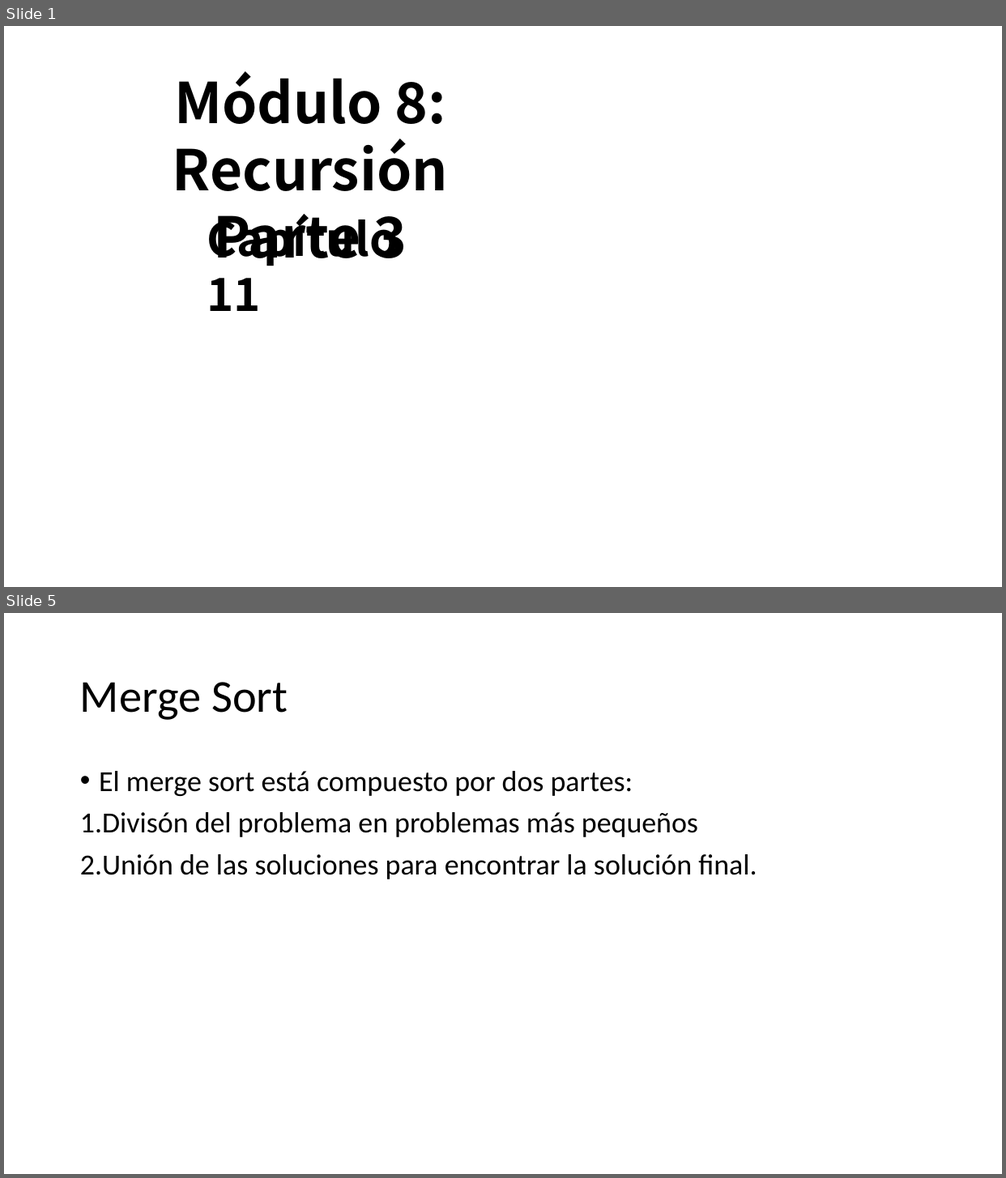
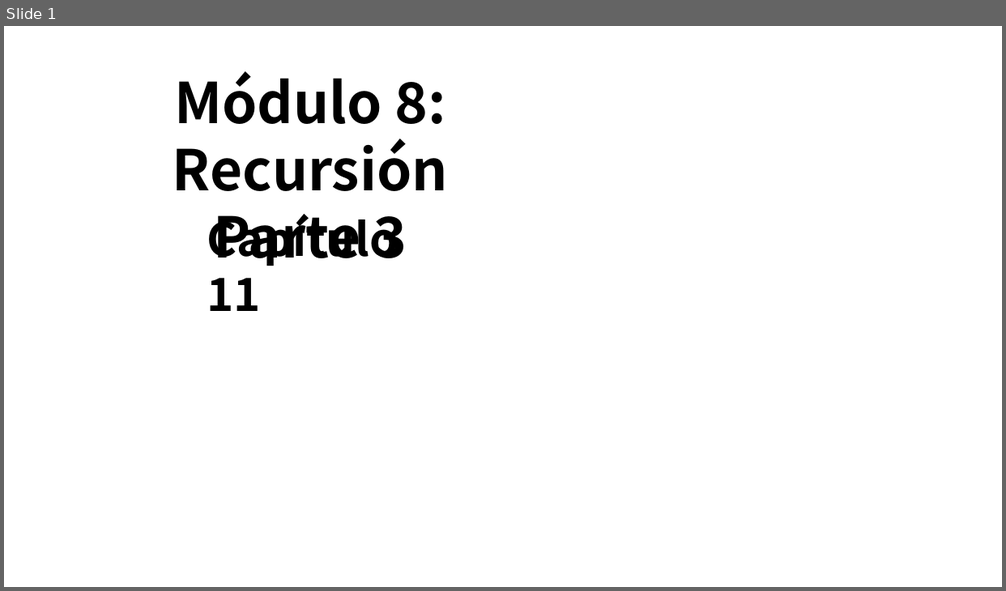
Before and after one commit to OMardil/INFO2, a slide deck: MOD08_Recursion/01 Presentacion/INFO2_MOD08_3-Merge_Sort.pptx. Shown one above the other, each under a label of ours: slides 1 and 5 before the commit, slide 1 after it; the slides between them are not shown. The pictures are 1006x1178 and 1006x591 pixels, drawn with LibreOffice and Linux fonts; fonts in the diff are those of the drawing; background and template pictures are left out. Boxes give left, top, right and bottom in pixels: in the first picture for what was removed or moved away, otherwise in the second. Text is boxed around its words. In the diff, an @@ line names an element or a change of style, - is before the commit and + after.

```diff
--- a/MOD08_Recursion/01 Presentacion/INFO2_MOD08_3-Merge_Sort.pptx
+++ b/MOD08_Recursion/01 Presentacion/INFO2_MOD08_3-Merge_Sort.pptx
@@ slide 5 removed at [4, 613, 1002, 1174], background #FFFFFF @@
@@ title removed at [80, 682, 288, 720] @@
-Merge Sort
@@ text removed at [80, 771, 756, 879] @@
-• El merge sort está compuesto por dos partes:
-1. Divisón del problema en problemas más pequeños
-2. Unión de las soluciones para encontrar la solución final.
```
Also in this commit, not shown: 2 slides changed, 9 slides added, 3 other slides removed, 3 other files.
